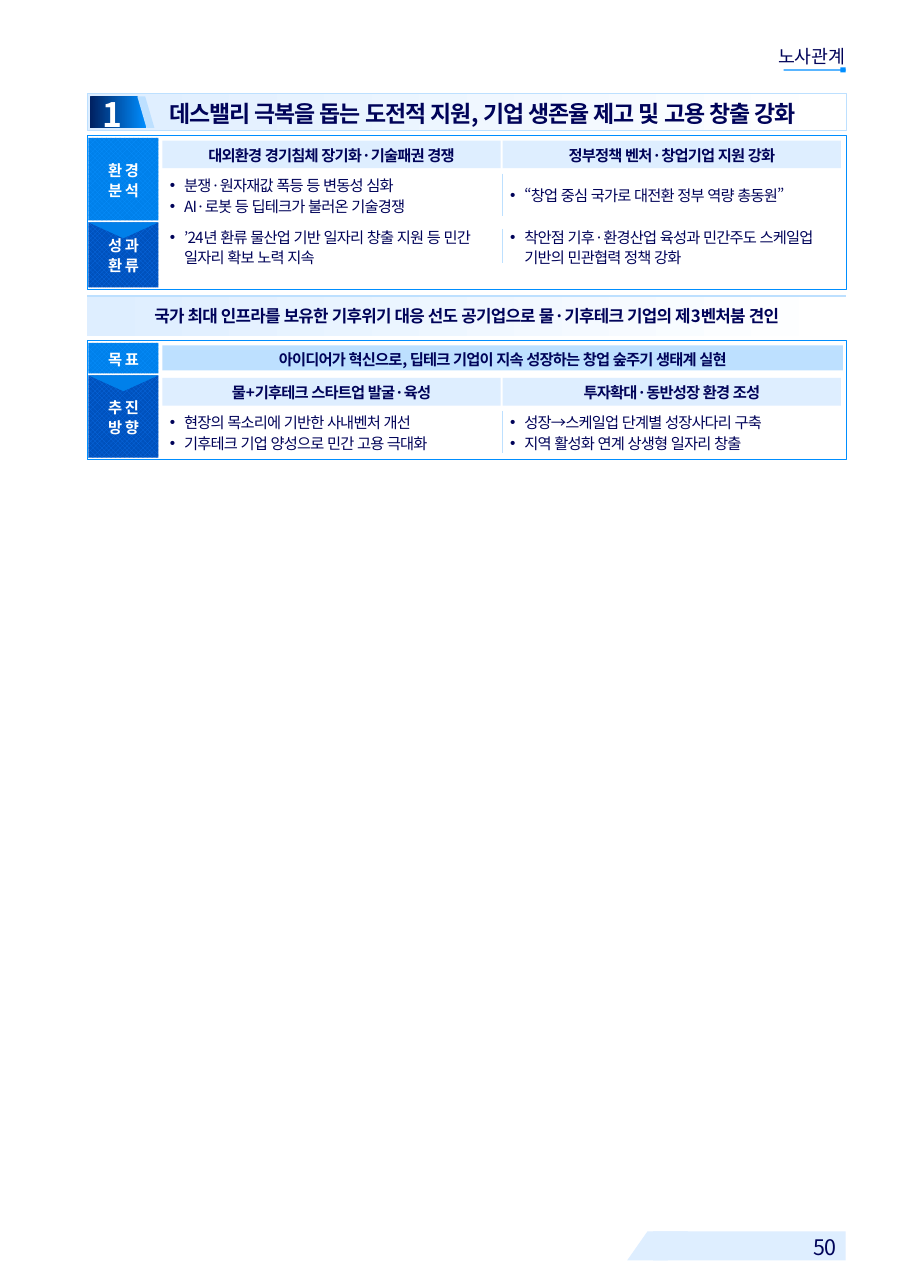
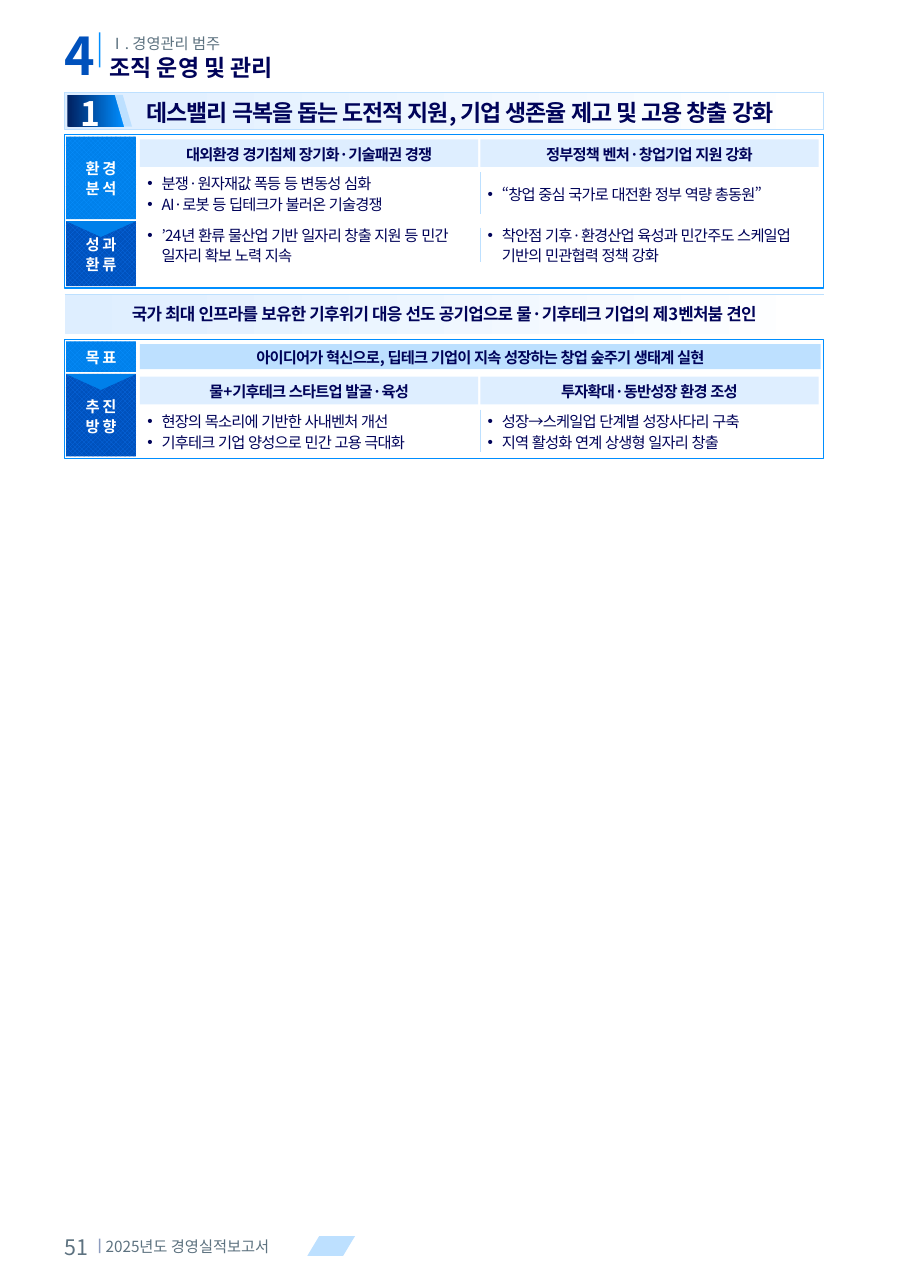
Before and after one commit to khjlsi-creator/claude, a slide deck: slide 51 of korad-경영평가-ppt/KORAD_경영평가_레이아웃_템플릿_A4세로.pptx (slide 50 before the commit). Drawn at 911x1288 pixels with LibreOffice and Linux fonts; fonts in the diff are those of the drawing; background and template pictures are left out. Boxes give left, top, right and bottom in pixels: in the first picture for what was removed or moved away, otherwise in the second. Text is boxed around its words. In the diff, an @@ line names an element or a change of style, - is before the commit and + after.

```diff
--- a/korad-경영평가-ppt/KORAD_경영평가_레이아웃_템플릿_A4세로.pptx
+++ b/korad-경영평가-ppt/KORAD_경영평가_레이아웃_템플릿_A4세로.pptx
@@ text added at (65, 36, 96, 75), 34 pt, text #0051BC, bold @@
+4
@@ rectangle added at (99, 32, 100, 67), fill #008EFF @@
@@ text added at (110, 36, 220, 50), 10 pt, text #5D7280 @@
+Ⅰ. 경영관리 범주
@@ text added at (110, 56, 273, 78), 15 pt, text #000359, bold @@
+조직 운영 및 관리
@@ text removed at (778, 47, 845, 69) @@
-노사관계
@@ rectangle removed at (783, 69, 845, 71) @@
@@ rectangle removed at (840, 67, 846, 73) @@
@@ 3 texts, 1 freeform shape: place and size @@
-3 texts, 1 freeform shape at (138, 96, 796, 265)
+3 texts, 1 freeform shape at (115, 95, 773, 263)
@@ 13 texts, 13 rectangles, 4 lines, 3 freeform shapes: place and size @@
-13 texts, 13 rectangles, 4 lines, 3 freeform shapes at (87, 93, 846, 459)
+13 texts, 13 rectangles, 4 lines, 3 freeform shapes at (65, 91, 824, 458)
@@ text "현장의 목소리에 기반한 사내벤처 개선": place and size @@
-text "현장의 목소리에 기반한 사내벤처 개선" at (184, 415, 428, 451)
+text "현장의 목소리에 기반한 사내벤처 개선" at (162, 414, 405, 450)
@@ text "성장→스케일업 단계별 성장사다리 구축": place and size @@
-text "성장→스케일업 단계별 성장사다리 구축" at (524, 415, 762, 451)
+text "성장→스케일업 단계별 성장사다리 구축" at (502, 414, 739, 450)
@@ text added at (65, 1239, 89, 1255), 14 pt, text #5D7280 @@
+51
@@ rectangle added at (99, 1239, 100, 1254), fill #8D9CBF @@
@@ text added at (106, 1239, 269, 1253), 10 pt, text #5D7280 @@
+2025년도 경영실적보고서
@@ parallelogram added at (307, 1236, 355, 1256), fill #BDE0FF @@
@@ parallelogram removed at (627, 1232, 687, 1260) @@
@@ rectangle removed at (653, 1232, 846, 1260) @@
@@ text removed at (813, 1239, 837, 1256) @@
-50
```
Also in this commit, not shown: 39 other slides changed, 6 slides added, 5 slides removed, 3 other files.
